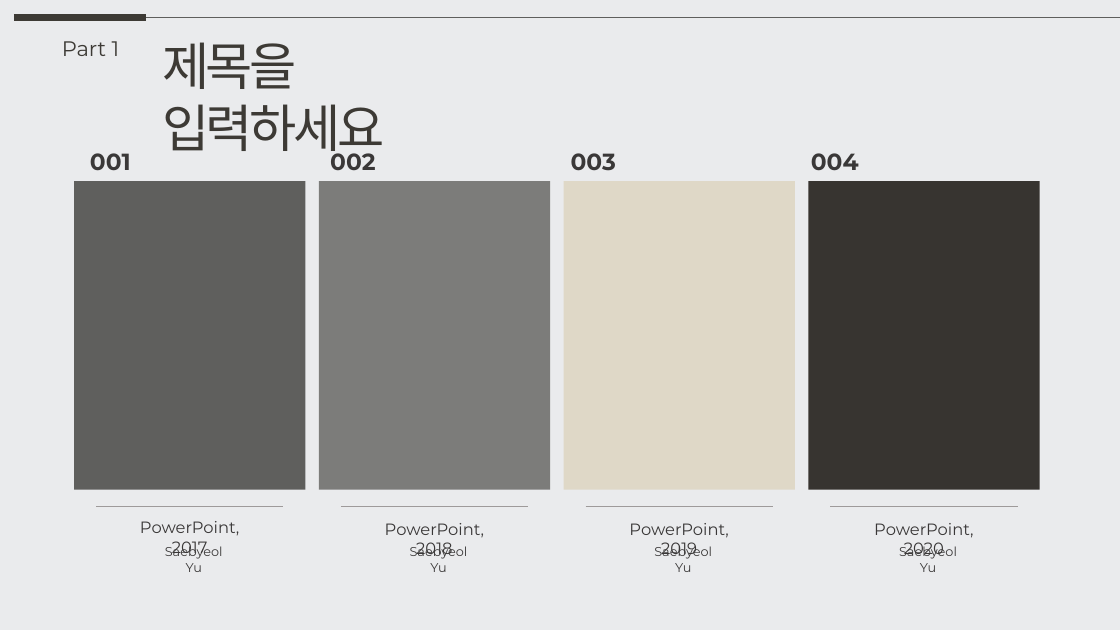
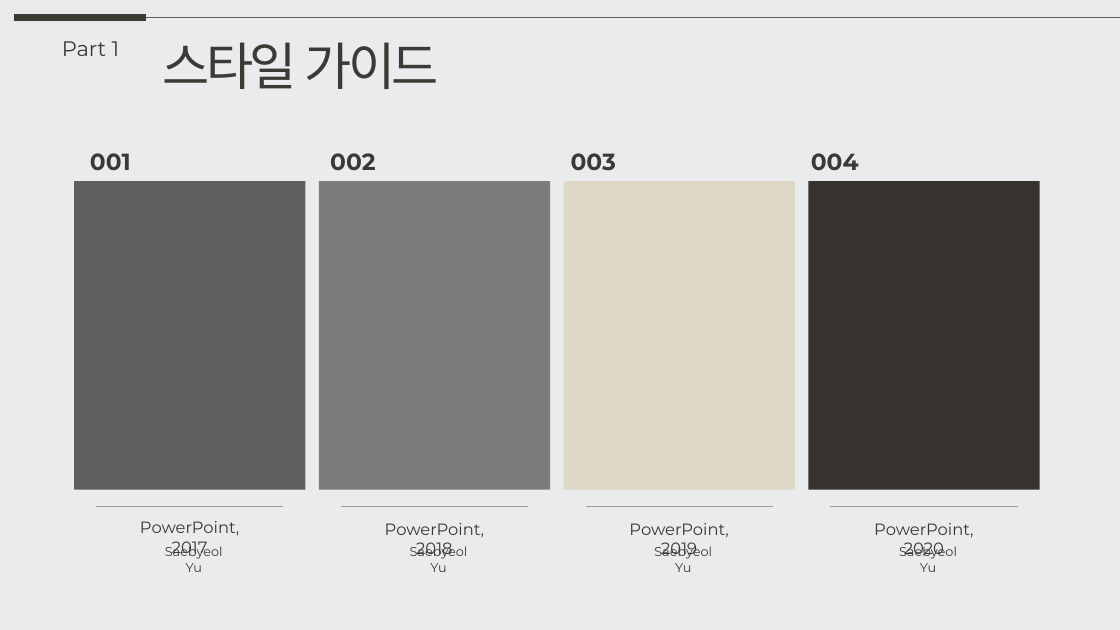
Before and after one commit to Kimeunryeong/Osulloc, a slide deck: slide 9 of osulloc.pptx (slide 8 before the commit). Drawn at 1120x630 pixels with LibreOffice and Linux fonts; fonts in the diff are those of the drawing. Boxes give left, top, right and bottom in pixels: in the first picture for what was removed or moved away, otherwise in the second. Text is boxed around its words. In the diff, an @@ line names an element or a change of style, - is before the commit and + after.

```diff
--- a/osulloc.pptx
+++ b/osulloc.pptx
@@ text at [162, 42, 439, 89]: text changed @@
-제목을 입력하세요
+스타일 가이드
```
Also in this commit, not shown: 3 other slides changed, 7 slides added, 1 slide removed, 11 other files.
